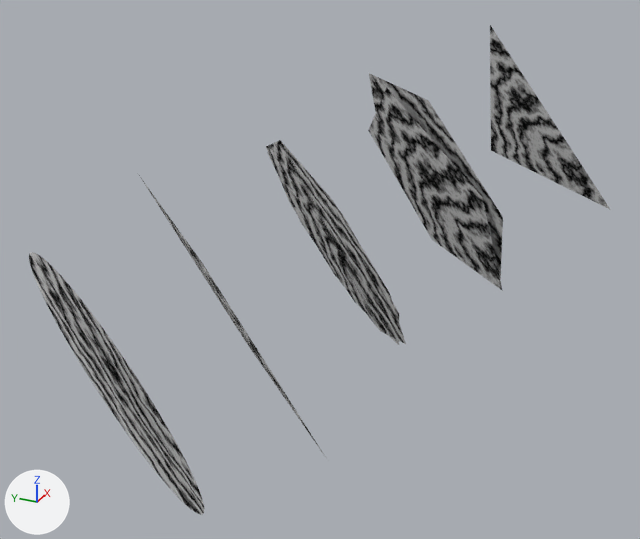
The Blender file Card Stuff/Shapes for Front.blend: old version first, new version second.
Camera for both pictures: a 50 mm camera at (-4.74, -3.83, 3.64) aimed at (1.21, -1.15, 0.67). Arrows for +X, +Y and +Z are at lower left; the lights stay in place. The same objects are shown in both versions, whatever each file hides.

In view in the first picture: 'Circle', 'Heptagon', 'Hexagon', 'Octagon', 'Pentagon', 'Square', 'Triangle'.
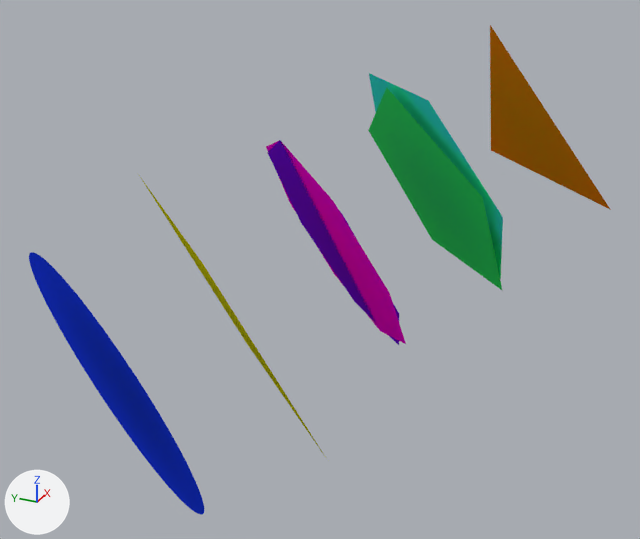
Boxes (x1, y1, x2, y2) around the edits, measured in the pictures (640 x 539 px):
'Pentagon', recoloured (grey to green)
    both: (368, 88, 503, 291)
'Circle', recoloured (grey to blue)
    both: (29, 252, 204, 515)
'Triangle', recoloured
    both: (490, 25, 611, 210)
'Octagon', recoloured (grey to purple)
    both: (266, 140, 406, 344)
'Hexagon', recoloured (grey to green)
    both: (369, 73, 503, 279)
'Heptagon', recoloured (grey to purple)
    both: (267, 140, 399, 345)
'Square', recoloured (grey to yellow)
    both: (143, 181, 323, 453)

Patch to the scene script:
```diff
--- a/Card Stuff/Shapes for Front.blend.py
+++ b/Card Stuff/Shapes for Front.blend.py
@@ me_cube_003 @@
 me_cube_003.from_pydata(...)  # 4 vertices, 1 face; spans x -1.0..1.0, y -1.0, z -1.0..1.0
-me_cube_003.materials.append(mat_noise_mat)
+me_cube_003.materials.append(mat_cube)  # yellow #fff70f
@@ me_circle @@
 me_circle.from_pydata(...)  # 32 vertices, 1 face; spans x -1.0..1.0, y -1.0..1.0, z 0.0
-me_circle.materials.append(mat_noise_mat)
+me_circle.materials.append(mat_sphere)  # blue #1c3bff
@@ me_cylinder_006 @@
 me_cylinder_006.from_pydata(...)  # 3 vertices, 1 face; spans x -0.87..0.87, y -0.5..1.0, z 1.0
-me_cylinder_006.materials.append(mat_noise_mat)
+me_cylinder_006.materials.append(mat_triangular_prism)  # orange #ff770c
@@ me_cylinder_007 @@
 me_cylinder_007.from_pydata(...)  # 5 vertices, 1 face; spans x -0.95..0.95, y -0.81..1.0, z 1.0
-me_cylinder_007.materials.append(mat_noise_mat)
+me_cylinder_007.materials.append(mat_pentagon_based_pyramid)  # green #36ff64
@@ me_cylinder_008 @@
 me_cylinder_008.from_pydata(...)  # 6 vertices, 1 face; spans x -0.87..0.87, y -1.0..1.0, z 1.0
-me_cylinder_008.materials.append(mat_noise_mat)
+me_cylinder_008.materials.append(mat_hexagonal_prism)  # cyan #36ffd6
@@ me_cylinder_009 @@
 me_cylinder_009.from_pydata(...)  # 7 vertices, 1 face; spans x -0.97..0.97, y -0.9..1.0, z 1.0
-me_cylinder_009.materials.append(mat_noise_mat)
+me_cylinder_009.materials.append(mat_cylinder)  # purple #700fff
@@ me_cylinder_010 @@
 me_cylinder_010.from_pydata(...)  # 8 vertices, 1 face; spans x -1.0..1.0, y -1.0..1.0, z 1.0
-me_cylinder_010.materials.append(mat_noise_mat)
+me_cylinder_010.materials.append(mat_square_based_pyramid)  # pink #f303ff
```
